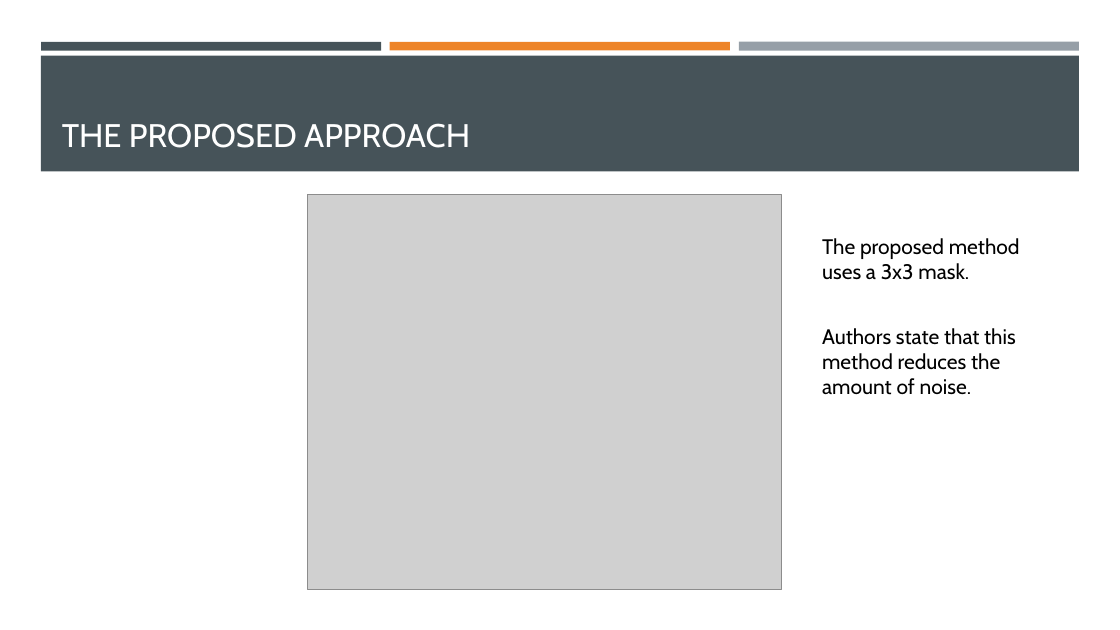
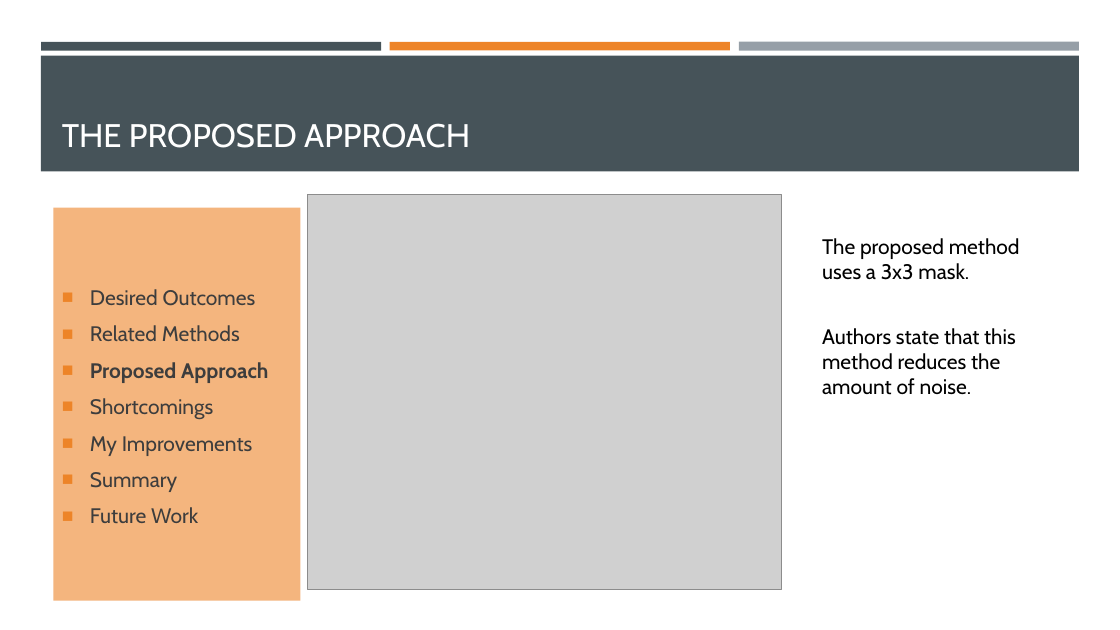
Before and after one commit to cyearsley/cs6680-DCCSUATFIS, a slide deck: slide 4 of Detecting Cracks in Concrete Structures Using Adaptive Thresholding.pptx. Drawn at 1120x630 pixels with LibreOffice and Linux fonts; fonts in the diff are those of the drawing; grey boxes stand for pictures. Boxes give left, top, right and bottom in pixels: in the first picture for what was removed or moved away, otherwise in the second. Text is boxed around its words. In the diff, an @@ line names an element or a change of style, - is before the commit and + after.

```diff
--- a/Detecting Cracks in Concrete Structures Using Adaptive Thresholding.pptx
+++ b/Detecting Cracks in Concrete Structures Using Adaptive Thresholding.pptx
@@ text added at box(54, 208, 301, 601), fill #F4B57E, 18 pt, text #3D3D3D @@
+■ Desired Outcomes
+■ Related Methods
+■ Proposed Approach
+■ Shortcomings
+■ My Improvements
+■ Summary
+■ Future Work
```
Also in this commit, not shown: 3 other slides changed, 10 slides added, 1 slide removed, 6 other files.
